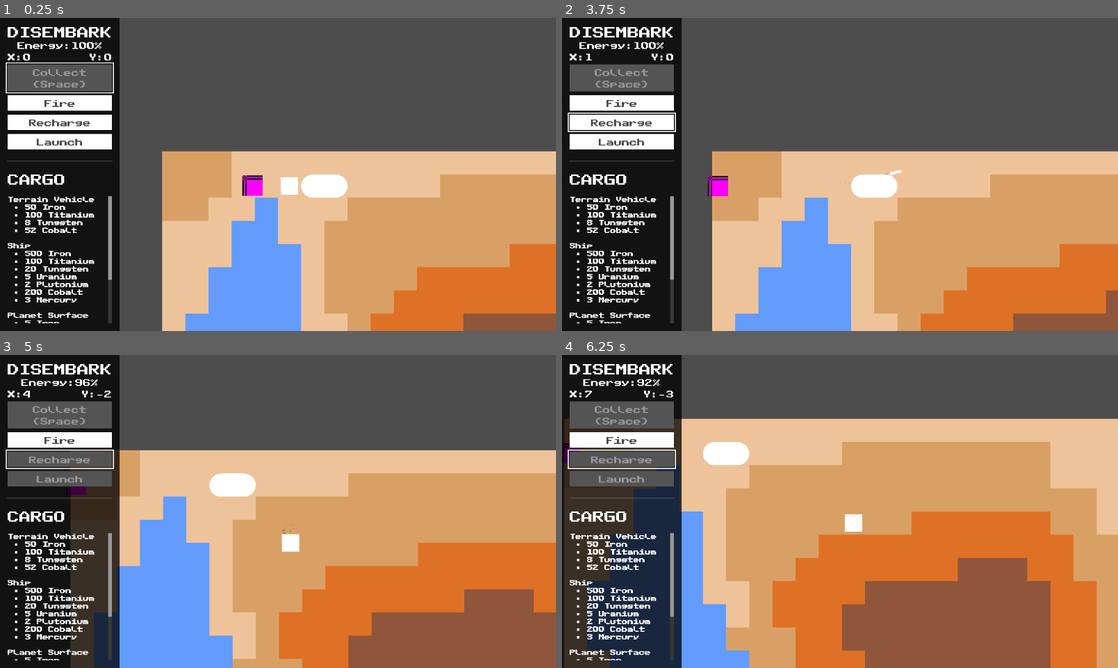
Above: before the commit, frames 1-4 (two rows, left to right).
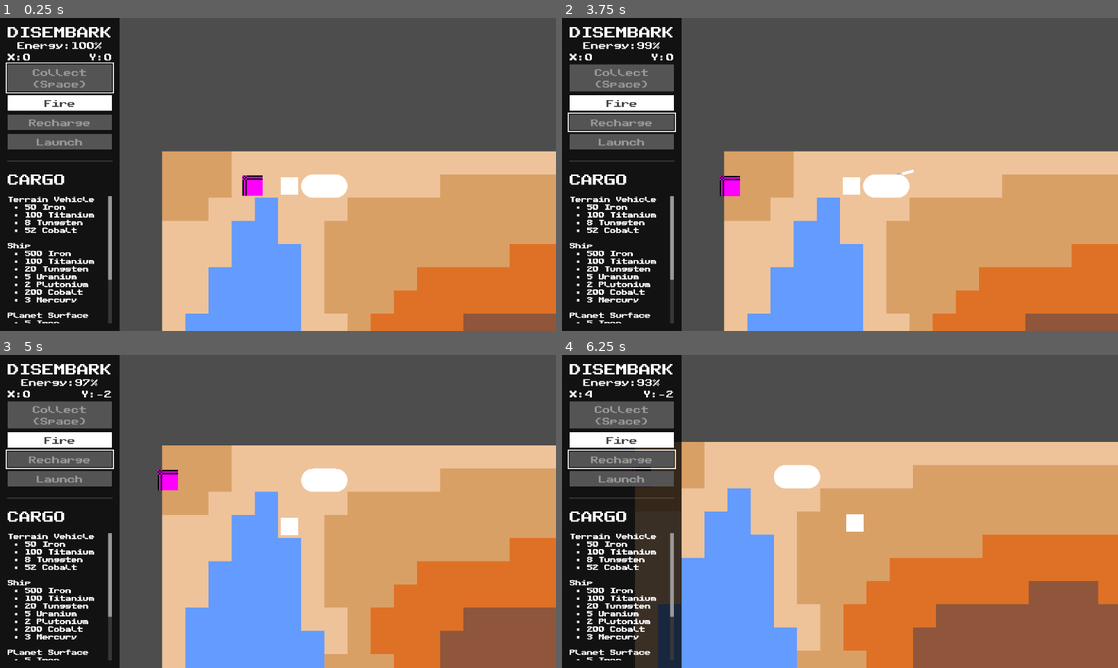
Above: after the commit, the same moments.

Repository: late-parrot/tsa-video-game-design-2026
Game: Godot game, scene res://scenes/disembark/disembark.tscn
Same seed, same stepped clock (60 frames per second), same inputs: the game is played once before the commit and once after it. This scene is started directly instead of the project's main scene.
Inputs (mouse positions are in pixels of both pictures, inside the frame that each line leads up to):
- Up to frame 1 (0.25 s): no input
- Up to frame 2 (3.75 s): click (623, 143) at 0.5 s, where only the run before the commit has a clickable "Launch"; click (623, 143) at 1.25 s, where only the run before the commit has a clickable "Launch"; click "Fire" at 2 s; click (623, 121) at 2.75 s, where only the run before the commit has a clickable "Recharge"; tap Enter at 3.5 s; move the mouse to (962, 158) at 3.52 s; press the mouse at (962, 158) at 3.53 s; hold D (right) from 3.53 s (still down)
- Up to frame 3 (5 s): move the mouse to (166, 527) at 4.27 s; release D (right) at 4.28 s; release the mouse at (166, 527) at 4.28 s; hold S (down) from 4.28 s (still down); click (166, 527) at 4.35 s
- Up to frame 4 (6.25 s): move the mouse to (895, 442) at 5.02 s; release S (down) at 5.03 s; press the mouse at (895, 442) at 5.03 s; hold D (right) 5.03-5.78 s; move the mouse to (812, 574) at 5.77 s; release the mouse at (812, 574) at 5.78 s; hold Up (shoot_up) from 5.78 s (still down); click (812, 574) at 5.85 s

The runs differ from the first frame. In frame 1, 1.8% of the frame differs, in the area x 1-21%, y 30-42%; in frame 2, 8.3%; in frame 3, 37%; in frame 4, 52%, in the area x 0-100%, y 8-100%.
Error before the commit: Invalid access to property or key 'maneuver' on a base object of type 'Window'. (res://scripts/disembark/disembark.gd:36)

Commit message:
Fixed Collisions :)

Diff:
--- a/scenes/disembark/creature.tscn
+++ b/scenes/disembark/creature.tscn
@@ -33,6 +33,7 @@
 
 [node name="StartRunning" type="Area2D" parent="."]
 collision_layer = 2
+collision_mask = 2
 
 [node name="CollisionShape2D" type="CollisionShape2D" parent="StartRunning"]
 shape = SubResource("CircleShape2D_4aysl")
--- a/scenes/disembark/disembark.tscn
+++ b/scenes/disembark/disembark.tscn
@@ -27,8 +27,6 @@
 tile_set = ExtResource("1_ouoik")
 
 [node name="DisembarkPlayer" parent="." instance=ExtResource("2_o8x53")]
-collision_layer = 1
-collision_mask = 2
 
 [node name="Camera2D" type="Camera2D" parent="DisembarkPlayer"]
 zoom = Vector2(3, 3)
Not shown: 1 places in scenes/disembark/creature.tscn that only renumber resources
Not shown: 1 places in scenes/disembark/disembark.tscn that only renumber resources
